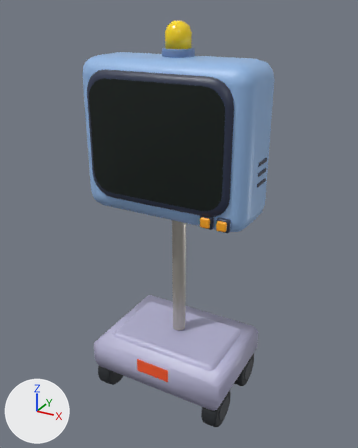
A saved change to the Blender file Assets/_Project/Models/Dispatcher/dispatcher_01.blend.
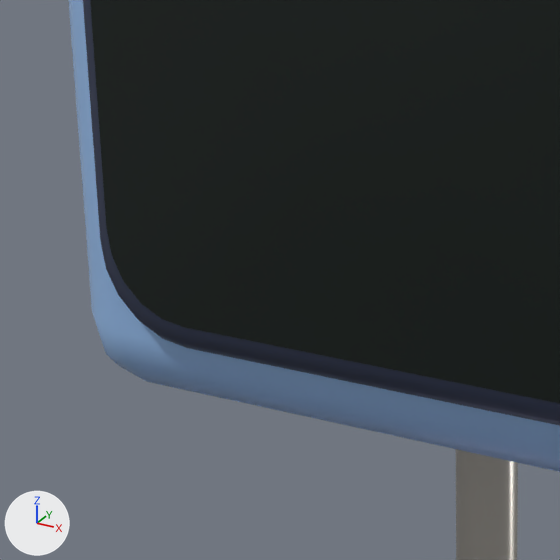
The first picture shows the older version from a camera (50 mm lens) standing at (1.411, -2.542, 2.535) and looking at (-0.029, 0.077, 1.226). The close-ups show the older and then the newer version on the part from 20% to 55% of the width and 27% to 55% of the height of that picture. Only the edits that show in the close-ups are written down. Lighting does not change. The marker at lower left points along +X, +Y and +Z.

The first close-up shows 'dispatcher_01_LOD0_Body', 'dispatcher_01_LOD0_Screen'.
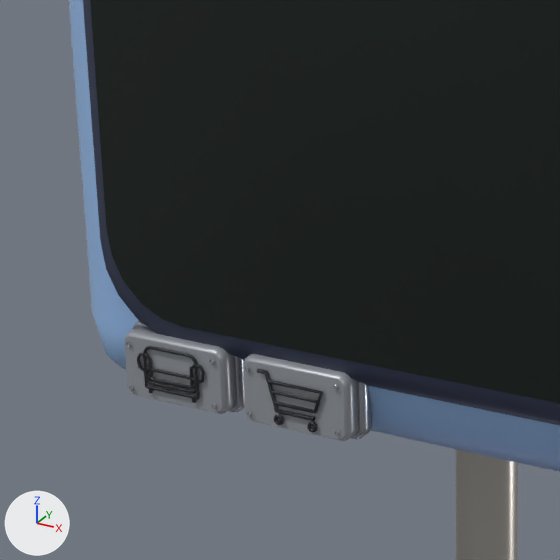
Edits to the bpy script that builds the scene:
```text
Add mat_dispatcher_button_icon:
    mat_dispatcher_button_icon = principled_material('Dispatcher_Button_Icon')
    mat_dispatcher_button_icon.base_color = (0.008, 0.01, 0.014)  # black #16191f
    mat_dispatcher_button_icon.roughness = 0.52
Add mat_dispatcher_button_metaledge:
    mat_dispatcher_button_metaledge = principled_material('Dispatcher_Button_MetalEdge')
    mat_dispatcher_button_metaledge.base_color = (0.38, 0.4, 0.44)  # grey #a6aab1
    mat_dispatcher_button_metaledge.metallic = 0.8
    mat_dispatcher_button_metaledge.roughness = 0.27
Add mat_dispatcher_button_shop:
    mat_dispatcher_button_shop = principled_material('Dispatcher_Button_Shop')
    mat_dispatcher_button_shop.base_color = (0.32, 0.34, 0.37)  # grey #999ea4
    mat_dispatcher_button_shop.metallic = 0.22
    mat_dispatcher_button_shop.roughness = 0.3
Add mat_dispatcher_button_deliveries:
    mat_dispatcher_button_deliveries = principled_material('Dispatcher_Button_Deliveries')
    mat_dispatcher_button_deliveries.base_color = (0.32, 0.34, 0.37)  # grey #999ea4
    mat_dispatcher_button_deliveries.metallic = 0.22
    mat_dispatcher_button_deliveries.roughness = 0.3
Add me_button_shop_mesh:
    me_button_shop_mesh.from_pydata(...)  # 888 vertices, 812 faces; spans x -0.212..-0.032, y -0.288..-0.232, z 1.386..1.494
    # faces by material slot: [442, 58, 312]
    me_button_shop_mesh.materials.append(mat_dispatcher_button_metaledge)  # grey #a6aab1
    me_button_shop_mesh.materials.append(mat_dispatcher_button_shop)  # grey #999ea4
    me_button_shop_mesh.materials.append(mat_dispatcher_button_icon)  # black #16191f
Add me_button_deliveries_mesh:
    me_button_deliveries_mesh.from_pydata(...)  # 1176 vertices, 1084 faces; spans x -0.407..-0.227, y -0.288..-0.232, z 1.386..1.494
    # faces by material slot: [442, 58, 584]
    me_button_deliveries_mesh.materials.append(mat_dispatcher_button_metaledge)  # grey #a6aab1
    me_button_deliveries_mesh.materials.append(mat_dispatcher_button_deliveries)  # grey #999ea4
    me_button_deliveries_mesh.materials.append(mat_dispatcher_button_icon)  # black #16191f
Add ob_button_shop:
    ob_button_shop = bpy.data.objects.new('Button_Shop', me_button_shop_mesh)
    ob_button_shop.parent = ob_dispatcher_01_lod0
    ob_button_shop.location = (0.0, 0.0, 0.0)
Add ob_button_deliveries:
    ob_button_deliveries = bpy.data.objects.new('Button_Deliveries', me_button_deliveries_mesh)
    ob_button_deliveries.parent = ob_dispatcher_01_lod0
    ob_button_deliveries.location = (0.0, 0.0, 0.0)
```

Changed parts and their boxes [x1, y1, x2, y2] in the close-ups (560 x 560 px):
'Button_Shop', added: after [243, 354, 372, 441]
    faces in mat_dispatcher_button_shop (grey #999ea4): [243, 354, 359, 441]
    faces in mat_dispatcher_button_icon (black #16191f): [257, 369, 323, 432]
    faces in mat_dispatcher_button_metaledge (grey #a6aab1): [245, 366, 372, 439]
'Button_Deliveries', added: after [125, 321, 245, 414]
    faces in mat_dispatcher_button_deliveries (grey #999ea4): [125, 327, 236, 414]
    faces in mat_dispatcher_button_icon (black #16191f): [137, 346, 205, 403]
    faces in mat_dispatcher_button_metaledge (grey #a6aab1): [126, 321, 245, 412]
